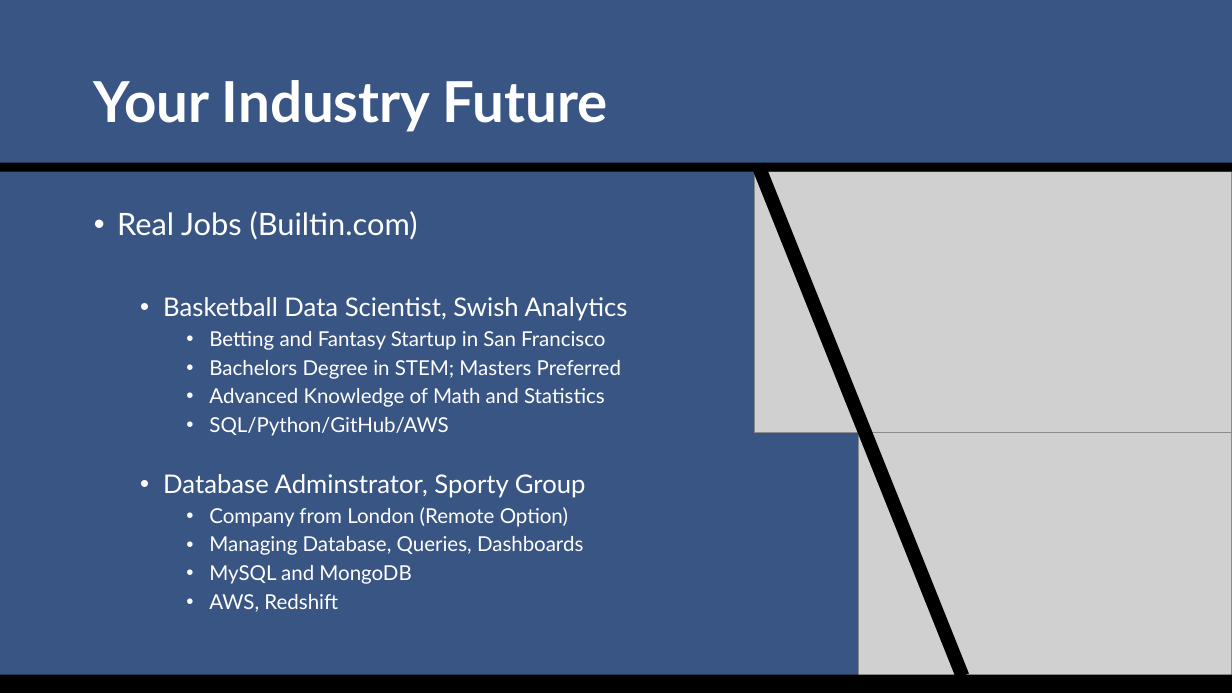
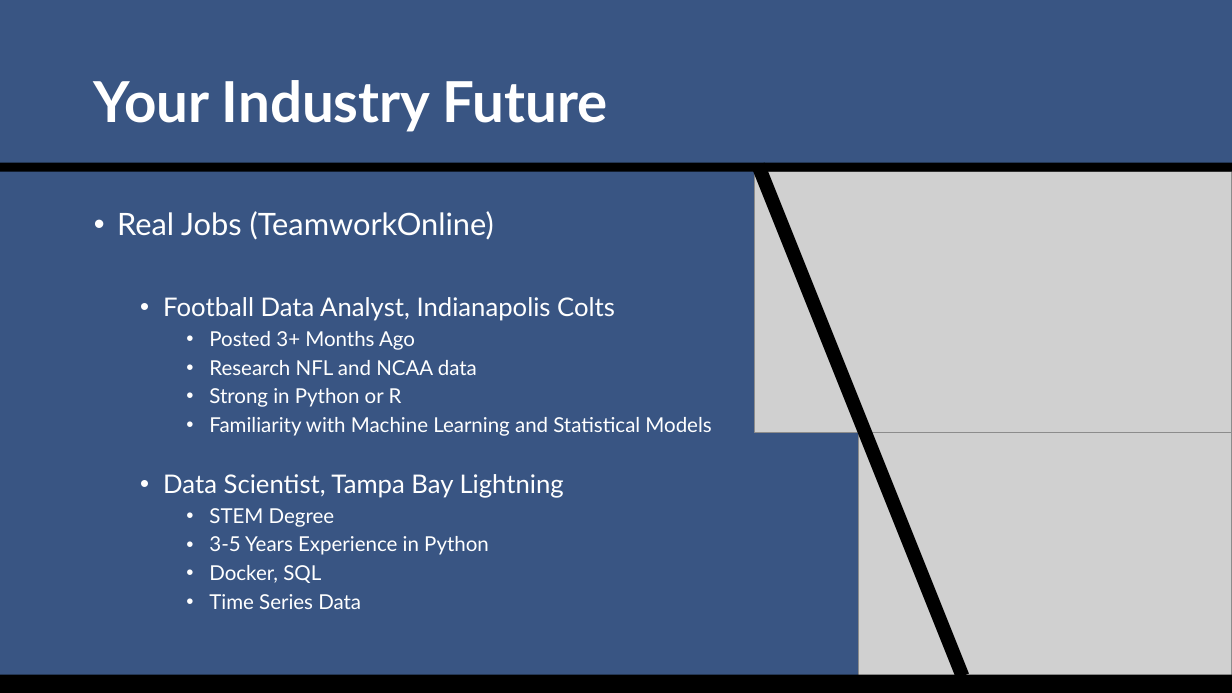
Before and after one commit to SuperMarioGiacomazzo/STOR538_WEBSITE, a slide deck: slide 20 of Slides/Sports Analytics 3/Sports_Analytics_3_Lecture.pptx (slide 18 before the commit). Drawn at 1232x693 pixels with LibreOffice and Linux fonts; fonts in the diff are those of the drawing; grey boxes stand for pictures. Boxes give left, top, right and bottom in pixels: in the first picture for what was removed or moved away, otherwise in the second. Text is boxed around its words. In the diff, an @@ line names an element or a change of style, - is before the commit and + after.

```diff
--- a/Slides/Sports Analytics 3/Sports_Analytics_3_Lecture.pptx
+++ b/Slides/Sports Analytics 3/Sports_Analytics_3_Lecture.pptx
@@ text at bbox=[117, 211, 711, 609]: text changed @@
-• Real Jobs (Builtin.com)
-  • Basketball Data Scientist, Swish Analytics
-    • Betting and Fantasy Startup in San Francisco
-    • Bachelors Degree in STEM; Masters Preferred
-    • Advanced Knowledge of Math and Statistics
-    • SQL/Python/GitHub/AWS
-  • Database Adminstrator, Sporty Group
-    • Company from London (Remote Option)
-    • Managing Database, Queries, Dashboards
-    • MySQL and MongoDB
-    • AWS, Redshift
+• Real Jobs (TeamworkOnline)
+  • Football Data Analyst, Indianapolis Colts
+    • Posted 3+ Months Ago
+    • Research NFL and NCAA data
+    • Strong in Python or R
+    • Familiarity with Machine Learning and Statistical Models
+  • Data Scientist, Tampa Bay Lightning
+    • STEM Degree
+    • 3-5 Years Experience in Python
+    • Docker, SQL
+    • Time Series Data
```
Also in this commit, not shown: 6 other slides changed, 1 slide added, 1 other file.
